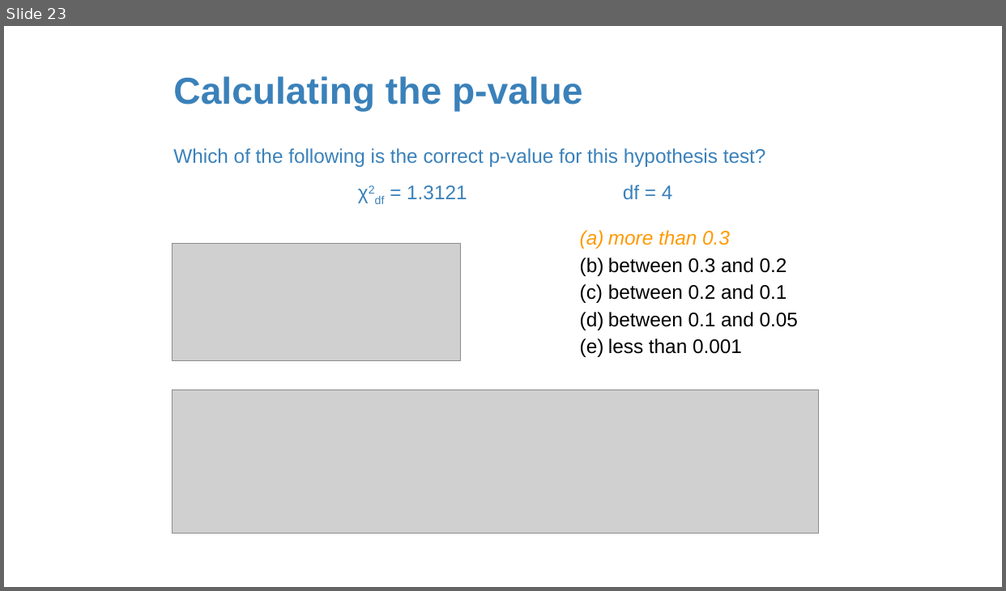
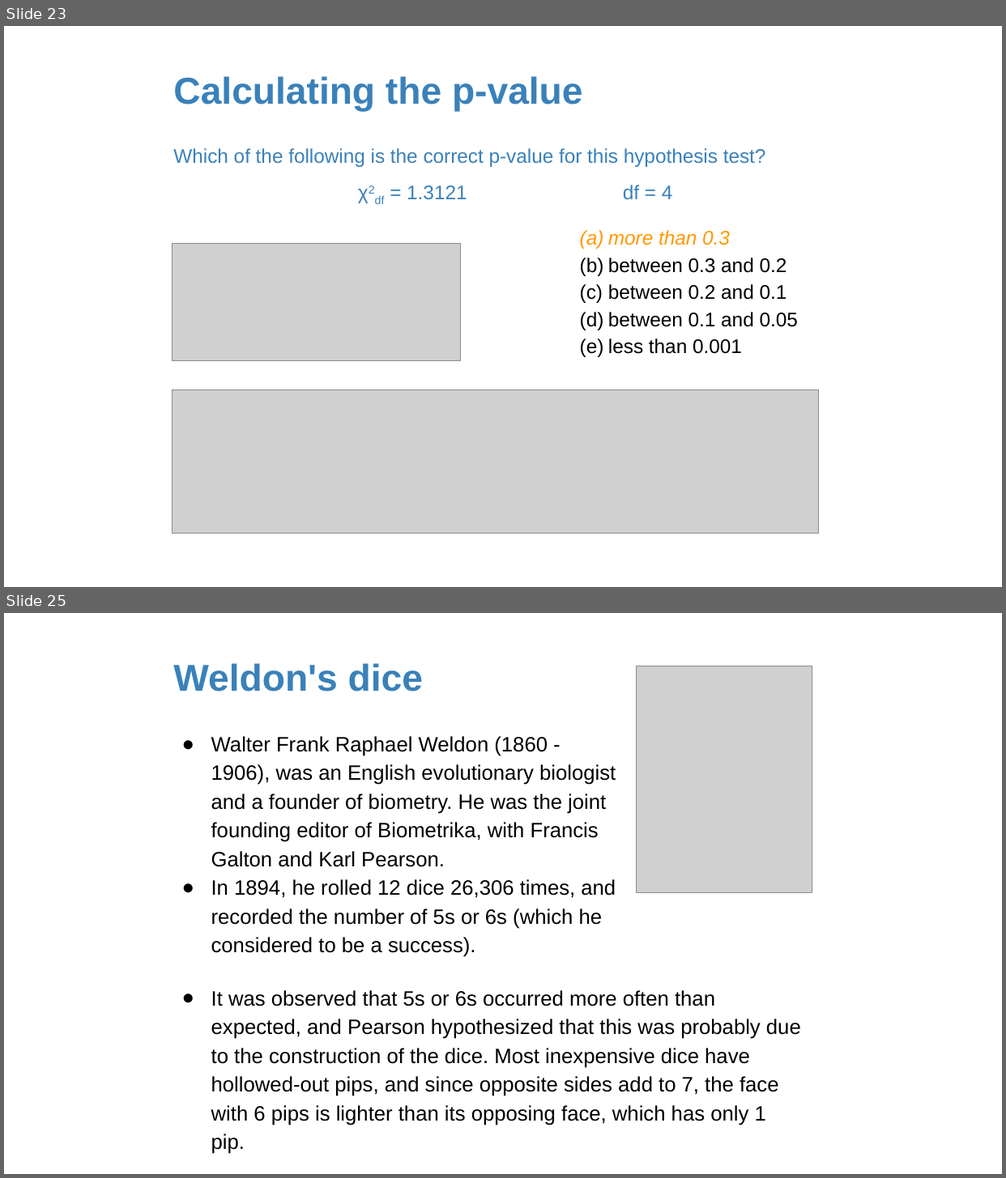
Before and after one commit to amosca01/MATH108-F23, a slide deck: slides/18-difference-many-proportions.pptx. Shown one above the other, each under a label of ours: slide 23 before the commit, slides 23 and 25 after it; the slides between them are not shown. The pictures are 1006x591 and 1006x1178 pixels, drawn with LibreOffice and Linux fonts; fonts in the diff are those of the drawing; grey boxes stand for pictures. Boxes give left, top, right and bottom in pixels: in the first picture for what was removed or moved away, otherwise in the second. Text is boxed around its words. In the diff, an @@ line names an element or a change of style, - is before the commit and + after.

```diff
--- a/slides/18-difference-many-proportions.pptx
+++ b/slides/18-difference-many-proportions.pptx
@@ slide 25 added at (4, 613, 1002, 1174), background #FFFFFF @@
@@ title added at (173, 663, 423, 692), 36 pt, text #3A81BA, bold @@
+Weldon's dice
@@ picture added at (637, 666, 812, 893) @@
@@ text added at (211, 736, 616, 957), 20 pt, text #000000 @@
+● Walter Frank Raphael Weldon (1860 - 1906), was an English evolutionary biologist and a founder of biometry. He was the joint founding editor of Biometrika, with Francis Galton and Karl Pearson.
+● In 1894, he rolled 12 dice 26,306 times, and recorded the number of 5s or 6s (which he considered to be a success).
@@ text added at (211, 990, 801, 1126), 20 pt, text #000000 @@
+● It was observed that 5s or 6s occurred more often than expected, and Pearson hypothesized that this was probably due to the construction of the dice. Most inexpensive dice have hollowed-out pips, and since opposite sides add to 7, the face with 6 pips is lighter than its opposing face, which has only 1 pip.
```
Also in this commit, not shown: 82 other slides added, 7 other files.
